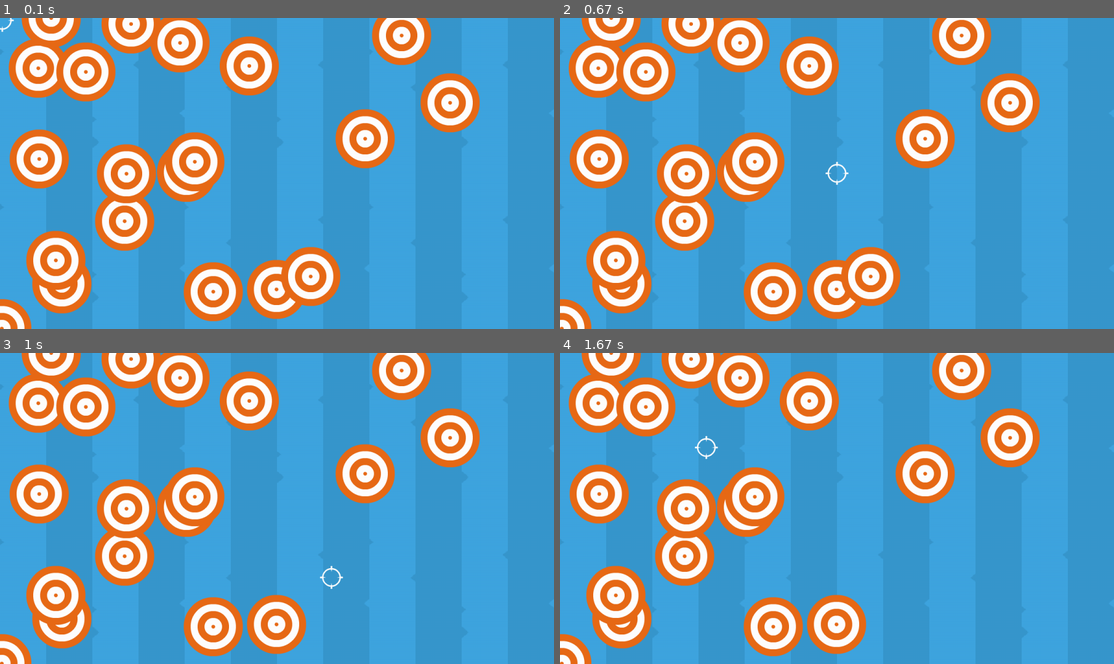
Above: before the commit, frames 1-4 (two rows, left to right).
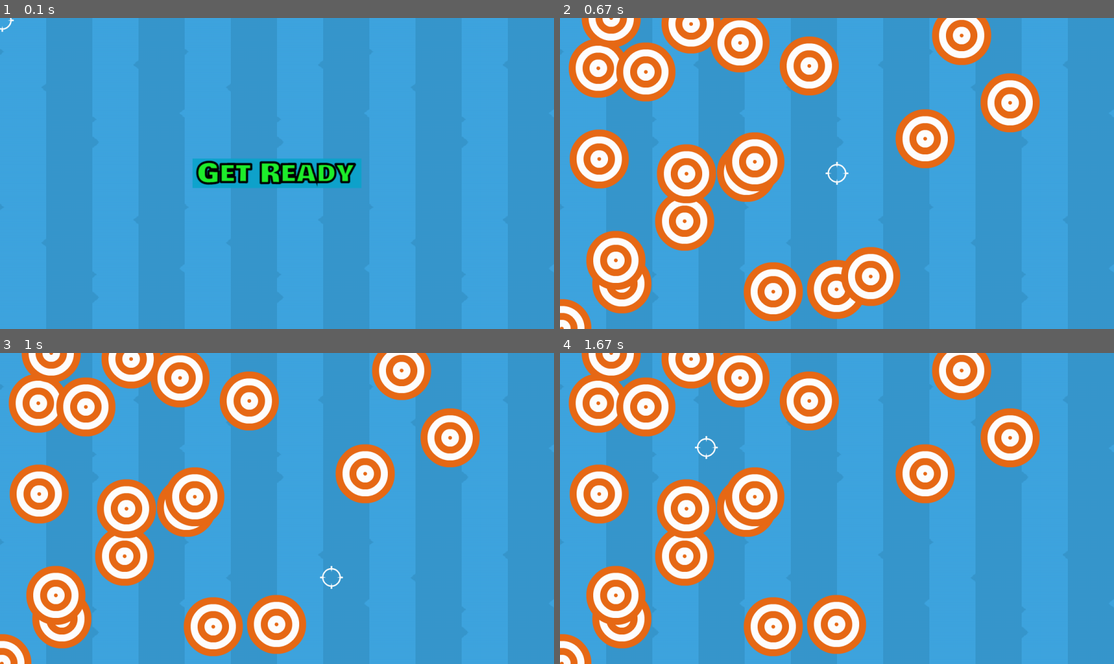
Above: after the commit, the same moments.

Repository: Ogamii/Pygame-Tutorial
Game: pygame game, started from sprites.py
Same seed, same stepped clock (60 frames per second), same inputs: the game is played once before the commit and once after it.
Inputs (mouse positions are in pixels of both pictures, inside the frame that each line leads up to):
- Up to frame 1 (0.1 s): no input
- Up to frame 2 (0.67 s): click (837, 173) at 0.38 s
- Up to frame 3 (1 s): click (332, 576) at 0.72 s
- Up to frame 4 (1.67 s): click (1041, 617) at 1.05 s; click (704, 446) at 1.38 s

The runs differ from the first frame. In frame 1, 29% of the frame differs, in the area x 0-87%, y 0-100%; in frame 2, nothing differs; in frame 3, nothing differs; in frame 4, nothing differs.

Commit message:
Pygame tutorial: multiple stages in a game

Diff:
--- a/sprites.py
+++ b/sprites.py
@@ -28,9 +28,56 @@
         self.rect.center = [pos_x,pos_y]
 
 
+class GameState():
+    def __init__(self):
+        self.state = 'intro'
+
+
+    def intro(self):
+        for event in pygame.event.get():
+            if event.type == pygame.QUIT:
+                pygame.quit()
+                sys.exit()
+            if event.type == pygame.MOUSEBUTTONDOWN:
+                self.state = 'main_game'
+
+        #Drawing
+        screen.blit(background,(0,0))
+        screen.blit(ready_text,(screen_width/2 - 183,screen_height/2 - 32))
+        crosshair_group.draw(screen)
+        crosshair_group.update()
+
+        pygame.display.flip()
+
+
+    def main_game(self):
+        for event in pygame.event.get():
+            if event.type == pygame.QUIT:
+                pygame.quit()
+                sys.exit()
+            if event.type == pygame.MOUSEBUTTONDOWN:
+                crosshair.shoot()
+
+        #Drawing
+        screen.blit(background,(0,0))
+        target_group.draw(screen)
+        crosshair_group.draw(screen)
+        crosshair_group.update()
+
+        pygame.display.flip()
+
+
+    def state_manager(self):
+        if self.state == 'intro':
+            self.intro()
+        if self.state == 'main_game':
+            self.main_game()
+
+
 #General Setup
 pygame.init()
 clock = pygame.time.Clock()
+game_state = GameState()
 
 #Game Screen
 screen_width = 1200
@@ -39,6 +86,7 @@
 pygame.display.set_caption('Sprites')
 background = pygame.image.load("bg_blue.png")
 background = pygame.transform.scale(background,(screen_width,screen_height))
+ready_text = pygame.image.load("ready.png")
 pygame.mouse.set_visible(False)
 
 #Crosshair
@@ -53,16 +101,5 @@
     target_group.add(new_target)
 
 while True:
-    for event in pygame.event.get():
-        if event.type == pygame.QUIT:
-            pygame.quit()
-            sys.exit()
-        if event.type == pygame.MOUSEBUTTONDOWN:
-            crosshair.shoot()
-
-    pygame.display.flip()
-    screen.blit(background,(0,0))
-    target_group.draw(screen)
-    crosshair_group.draw(screen)
-    crosshair_group.update()
+    game_state.state_manager()
     clock.tick(60)
Binary file added: ready.png
